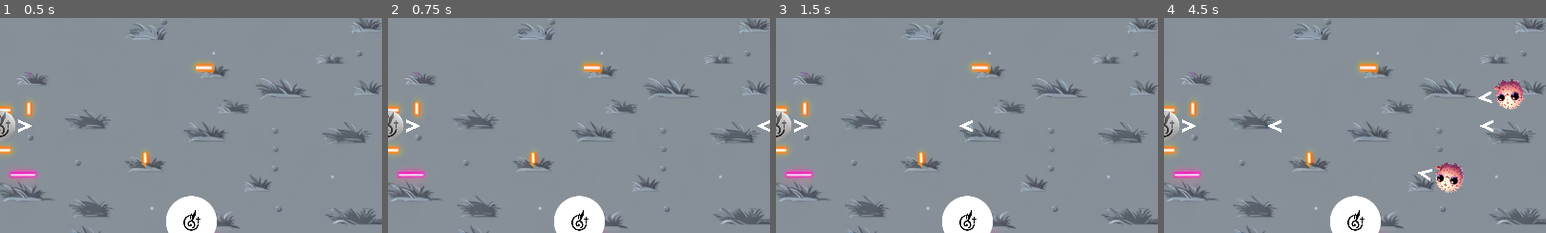
Above: before the commit, frames 1-4 (left to right).
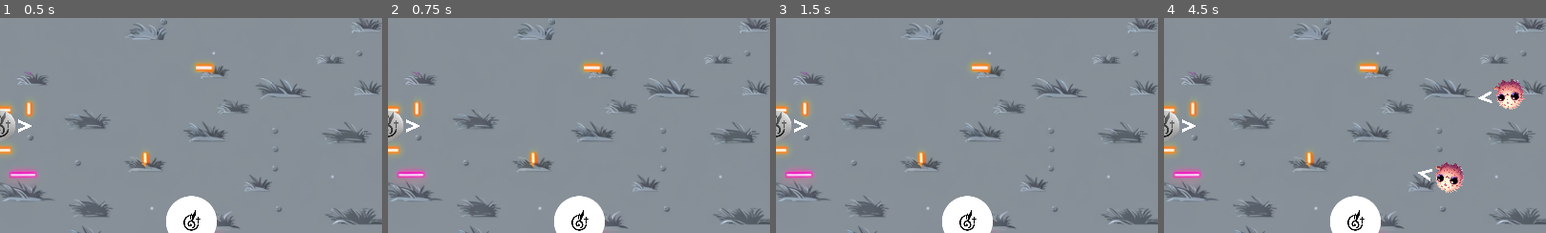
Above: after the commit, the same moments.

Repository: Pneumaturgy/PorNada
Game: Godot game, scene res://Scenes/Main.tscn
The game is run twice, just before and just after one commit, with the same random seed, the same clock (stepped at 60 frames per second) and the same inputs.
Inputs (mouse positions are % of the whole screen's width and height, from its top left):
- Up to frame 1 (0.5 s): no input
- Up to frame 2 (0.75 s): tap Enter at 0.5 s; move the mouse to (72, 45) at 0.52 s; press the mouse at (72, 45) at 0.53 s; hold D (move_right) from 0.53 s (still down)
- Up to frame 3 (1.5 s): right-click (72, 45) at 0.8 s; release D (move_right) at 1.25 s; release the mouse at (72, 45) at 1.25 s; tap Space at 1.25 s; drag from (30, 55) to (45, 70) at 1.27 s
- Up to frame 4 (4.5 s): tap Enter at 2 s; move the mouse to (60, 28) at 2.02 s; press the mouse at (60, 28) at 2.03 s; hold D (move_right) 2.03-2.75 s; right-click (60, 28) at 2.3 s; release the mouse at (60, 28) at 2.75 s; drag from (45, 70) to (98, 66) at 2.77 s; move the mouse to (80, 65) at 3.52 s; hold A (move_left) 3.53-4.25 s; hold Shift 3.53-4.25 s; click (80, 65) at 3.67 s; right-click (80, 65) at 3.8 s; drag from (20, 35) to (83, 97) at 4.27 s
The pictures show only the part of the screen within x 50-100%, y 25-75%; the shares and areas given below are measured in that part.

Frame 1 is identical in both runs. In frame 2, less than 0.1% of the frame differs, in the area x 96-100%, y 47-53%; in frame 3, less than 0.1%; in frame 4, 0.2%, in the area x 27-87%, y 47-54%.

Commit message:
This is more difficult than I thought...
Going to take a break. I have an idea for another sort of implementation but it will require more energy.

Diff:
--- a/Scenes/Joystick.tscn
+++ b/Scenes/Joystick.tscn
@@ -12,23 +12,36 @@
 
 var vector = Vector2(0,0)
 var joystick_active = false
+var active_touch_id = -1
 @onready var marker = $Marker
 
 ## Are you touching the button?
 func _input(event):
 	if event is InputEventScreenTouch or event is InputEventScreenDrag:
 		if self.is_pressed():
+			active_touch_id = event.index # Get current touch index
+			#if active_touch_id == 0:
+			#if active_touch_id == -1:  # No active touch
+			joystick_active = true # This joystick is being active
+			print(active_touch_id, \" touching\")
 			vector = calculate_vector(event.position)
-			joystick_active = true
 			marker.global_position = event.position
+	#elif event.pressed:
+		#print('yea')
+		#joystick_active = false
+		#active_touch_id = -1
+	if event is InputEventScreenTouch:
 
-	if event is InputEventScreenTouch:
 		if event.pressed == false:
+			print('yea')
+			active_touch_id = -1
 			joystick_active = false
+
 
 
 ## If not, return the marker to its center.
 func _physics_process(delta):
+	print(active_touch_id)
 	if !joystick_active:
 		marker.global_position = lerp(marker.global_position, self.global_position+Vector2(64,64), delta*10)
 
--- a/Scripts/AlienSpawner.gd
+++ b/Scripts/AlienSpawner.gd
@@ -24,7 +24,7 @@
 	var minimal_distance = sqrt((get_viewport_rect().size.x / 8) ** 2 + (get_viewport_rect().size.y / 8) ** 2)
 	var max_distance = minimal_distance * maximum_distance
 	var distance = randf_range(minimal_distance, max_distance)
-	print("New enemy spawn at: ", str(distance), "minimal: ", str(minimal_distance), "maximum: ", max_distance)
+	#print("New enemy spawn at: ", str(distance), "minimal: ", str(minimal_distance), "maximum: ", max_distance)
 	var angle = randf_range(0, 360)
 	var x = cos(angle) * distance
 	var y = sin(angle) * distance
@@ -32,4 +32,4 @@
 	alien_instance.position = Vector2(global_position.x + x, global_position.y + y)
 	alien_spawned.emit(alien_instance)
 	Global.current_alien_count += 1
-	print("An alien was born, current count: ", Global.current_alien_count)
+	#print("An alien was born, current count: ", Global.current_alien_count)
--- a/Scripts/MobileUIOverlay.gd
+++ b/Scripts/MobileUIOverlay.gd
@@ -4,7 +4,6 @@
 signal use_aim_vector
 @onready var move_joystick = $Control/HSplitContainer/MoveJoystickControl/MoveJoystick
 @onready var aim_joystick = $Control/HSplitContainer/AimJoystickControl/AimJoystick
-
 
 ## While this Overlay is active, the joysticks inside it will
 ## Pass on their values for whatever wants to use them.
@@ -14,4 +13,7 @@
 	else:
 		emit_signal("use_move_vector",Vector2(0,0))
 	if aim_joystick.joystick_active:
+		Input.action_press("fire")
 		emit_signal("use_aim_vector",aim_joystick.vector)
+	elif self.visible:
+		Input.action_release("fire")
--- a/Scripts/alien.gd
+++ b/Scripts/alien.gd
@@ -41,32 +41,32 @@
 	new_payload.direction = direction
 	new_payload.rotation = self.rotation
 	get_parent().add_child(new_payload)
-	print("die human")
+	#print("die human")
 	AttackCooldownTimer.start(attack_cooldown)
-	print("time left: ", AttackCooldownTimer.get_time_left())
+	#print("time left: ", AttackCooldownTimer.get_time_left())
 
 func _on_attack_range_body_entered(body):
 	if body is Player:
-		print("burn baby burn")
+		#print("burn baby burn")
 		self.call_deferred("attack")
 
 
 func _on_vision_range_body_entered(body):
 	if body is Player:
 		is_chasing = true
-		print('coming to geeeet you!!')
+		#print('coming to geeeet you!!')
 
 
 func _on_vision_range_body_exited(body):
 	if body is Player:
 		is_chasing = false
-		print('where did you go??')
+		#print('where did you go??')
 
 
 func _on_attack_range_body_exited(body):
 	if body is Player:
 		AttackCooldownTimer.stop()
-		print("that one got away")
+		#print("that one got away")
 
 
 func _on_attack_cooldown_timeout():
@@ -77,5 +77,5 @@
 
 func die():
 	Global.current_alien_count -= 1
-	print("An alien died, current count: ", Global.current_alien_count)
+	#print("An alien died, current count: ", Global.current_alien_count)
 	super.die()
--- a/Scripts/entity.gd
+++ b/Scripts/entity.gd
@@ -31,7 +31,7 @@
 		health_triggers(value)
 
 func set_property(property, value):
-	print(property, " changing to ", value)
+	#print(property, " changing to ", value)
 	var MAX_VALUE = MAX_PROPERTIES[property]
 	var MIN_VALUE = MIN_PROPERTIES[property]
 	if value < MIN_VALUE:
@@ -45,5 +45,5 @@
 	return properties[property]
 
 func affect_property(property, delta):
-	print(property, " changing by ", delta)
+	#print(property, " changing by ", delta)
 	set_property(property, get_property(property) + delta)
--- a/Scripts/payload.gd
+++ b/Scripts/payload.gd
@@ -26,7 +26,7 @@
 		entity.affect_property(property, delta)
 
 func _on_body_entered(body):
-	print("body: ", body)
+	#print("body: ", body)
 	if body is CharacterBody2D: # Entity:
 		apply_effects(body)
 		destroy_bullet()
--- a/Scripts/player.gd
+++ b/Scripts/player.gd
@@ -15,6 +15,7 @@
 	fire_rate_timer.wait_time = fire_rate
 
 #region Input Vectors
+
 func get_input():
 	if !$MobileUiOverlay.visible:
 		var input_direction = Input.get_vector("move_left", "move_right", "move_up", "move_down")
@@ -27,7 +28,6 @@
 	self.rotation = aim_vector.angle()
 
 #endregion
-
 
 func _input(event):
 	if event is InputEventMouseMotion and !$MobileUiOverlay.visible:
@@ -42,7 +42,7 @@
 		if Input.is_action_just_pressed("ui_cancel"):
 			get_tree().quit()
 
-	if Input.is_action_pressed("TEMP_fire") and weapon_ready:
+	if Input.is_action_pressed("fire") and weapon_ready:
 		fire(current_payload)
 		weapon_ready = false
 		fire_rate_timer.start()
@@ -55,8 +55,8 @@
 	var direction = (aiming_direction.global_position - self.global_position).normalized()
 	print('firing: ', payload)
 	var new_payload = payload.instantiate()
+	new_payload.direction = direction
 	new_payload.global_position = aiming_direction.global_position + (direction * firing_offset)
-	new_payload.direction = direction
 	new_payload.rotation = self.rotation
 	get_parent().add_child(new_payload)
 
--- a/project.godot
+++ b/project.godot
@@ -92,9 +92,9 @@
 "events": [Object(InputEventJoypadMotion,"resource_local_to_scene":false,"resource_name":"","device":-1,"axis":3,"axis_value":1.0,"script":null)
 ]
 }
-TEMP_fire={
+fire={
 "deadzone": 0.5,
-"events": [Object(InputEventMouseButton,"resource_local_to_s …(115 unchanged characters)… alse,"meta_pressed":false,"button_mask":1,"position":Vector2(150, 24),"global_position":Vector2(154, 65),"factor":1.0,"button_index":1,"canceled":false,"pressed":true,"double_click":false,"script":null)
+"events": [Object(InputEventMouseButton,"resource_local_to_s …(115 unchanged characters)… alse,"meta_pressed":false,"button_mask":0,"position":Vector2(0, 0),"global_position":Vector2(0, 0),"factor":1.0,"button_index":2,"canceled":false,"pressed":false,"double_click":false,"script":null)
 , Object(InputEventJoypadButton,"resource_local_to_scene":false,"resource_name":"","device":-1,"button_index":0,"pressure":0.0,"pressed":false,"script":null)
 , Object(InputEventJoypadMotion,"resource_local_to_scene":false,"resource_name":"","device":-1,"axis":5,"axis_value":1.0,"script":null)
 ]
